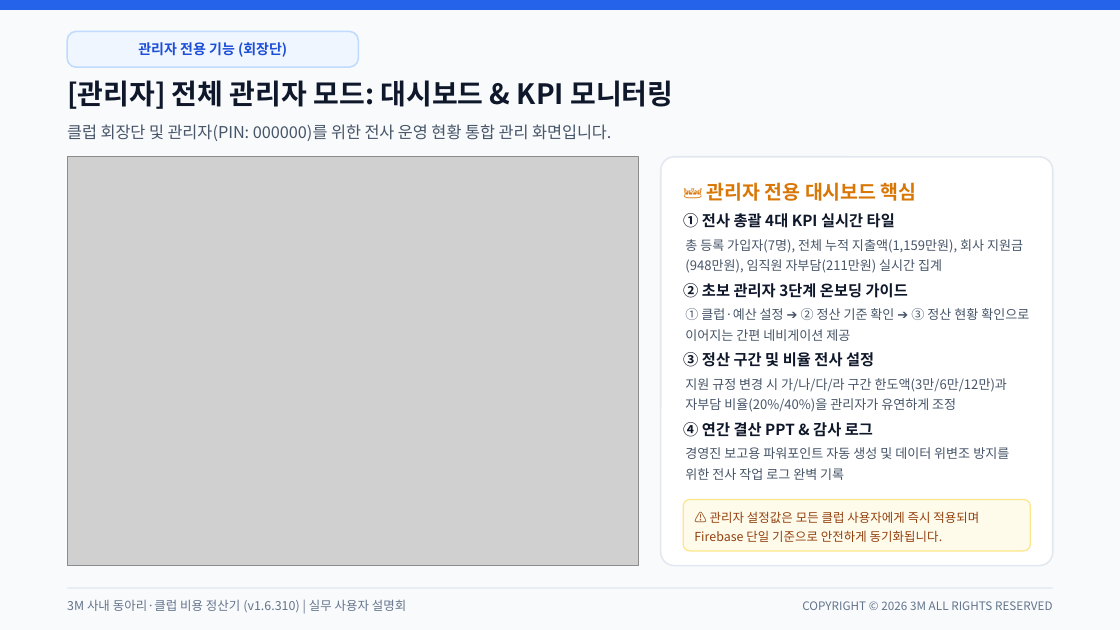
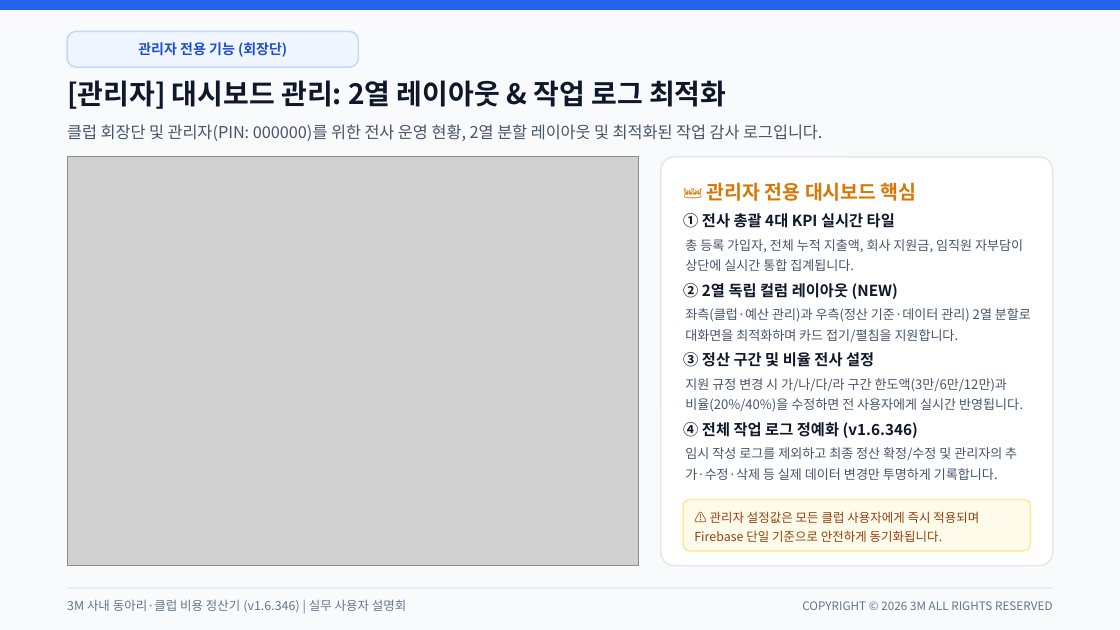
Before and after one commit to gochujangs33-dot/Club-expense, a slide deck: slide 8 of 3M_사내_클럽_비용_정산_시스템_사용_설명회.pptx. Drawn at 1120x630 pixels with LibreOffice and Linux fonts; fonts in the diff are those of the drawing; grey boxes stand for pictures. Boxes give left, top, right and bottom in pixels: in the first picture for what was removed or moved away, otherwise in the second. Text is boxed around its words. In the diff, an @@ line names an element or a change of style, - is before the commit and + after.

Commit message:
docs: 최신 v1.6.346 정식 배포 기준 사용자 설명회 발표자료(PPTX) 업데이트

```diff
--- a/3M_사내_클럽_비용_정산_시스템_사용_설명회.pptx
+++ b/3M_사내_클럽_비용_정산_시스템_사용_설명회.pptx
@@ text at (67, 80, 726, 109): text changed @@
-[관리자] 전체 관리자 모드: 대시보드 & KPI 모니터링
+[관리자] 대시보드 관리: 2열 레이아웃 & 작업 로그 최적화
@@ text at (67, 124, 822, 141): text changed @@
-클럽 회장단 및 관리자(PIN: 000000)를 위한 전사 운영 현황 통합 관리 화면입니다.
+클럽 회장단 및 관리자(PIN: 000000)를 위한 전사 운영 현황, 2열 분할 레이아웃 및 최적화된 작업 감사 로그입니다.
@@ text at (685, 239, 1023, 271): text changed @@
-총 등록 가입자(7명), 전체 누적 지출액(1,159만원), 회사 지원금(948만원), 임직원 자부담(211만원) 실시간 집계
+총 등록 가입자, 전체 누적 지출액, 회사 지원금, 임직원 자부담이 상단에 실시간 통합 집계됩니다.
@@ text at (683, 283, 898, 299): text changed @@
-② 초보 관리자 3단계 온보딩 가이드
+② 2열 독립 컬럼 레이아웃 (NEW)
@@ text at (685, 308, 1031, 342): text changed @@
-① 클럽·예산 설정 ➔ ② 정산 기준 확인 ➔ ③ 정산 현황 확인으로 이어지는 간편 네비게이션 제공
+좌측(클럽·예산 관리)과 우측(정산 기준·데이터 관리) 2열 분할로 대화면을 최적화하며 카드 접기/펼침을 지원합니다.
@@ text at (685, 378, 1023, 412): text changed @@
-지원 규정 변경 시 가/나/다/라 구간 한도액(3만/6만/12만)과 자부담 비율(20%/40%)을 관리자가 유연하게 조정
+지원 규정 변경 시 가/나/다/라 구간 한도액(3만/6만/12만)과 비율(20%/40%)을 수정하면 전 사용자에게 실시간 반영됩니다.
@@ text at (683, 422, 918, 438): text changed @@
-④ 연간 결산 PPT & 감사 로그
+④ 전체 작업 로그 정예화 (v1.6.346)
@@ text at (685, 447, 1017, 480): text changed @@
-경영진 보고용 파워포인트 자동 생성 및 데이터 위변조 방지를 위한 전사 작업 로그 완벽 기록
+임시 작성 로그를 제외하고 최종 정산 확정/수정 및 관리자의 추가·수정·삭제 등 실제 데이터 변경만 투명하게 기록합니다.
@@ text at (67, 600, 406, 612): text changed @@
-3M 사내 동아리·클럽 비용 정산기 (v1.6.310) | 실무 사용자 설명회
+3M 사내 동아리·클럽 비용 정산기 (v1.6.346) | 실무 사용자 설명회
```
Also in this commit, not shown: 10 other slides changed, 17 other files.
